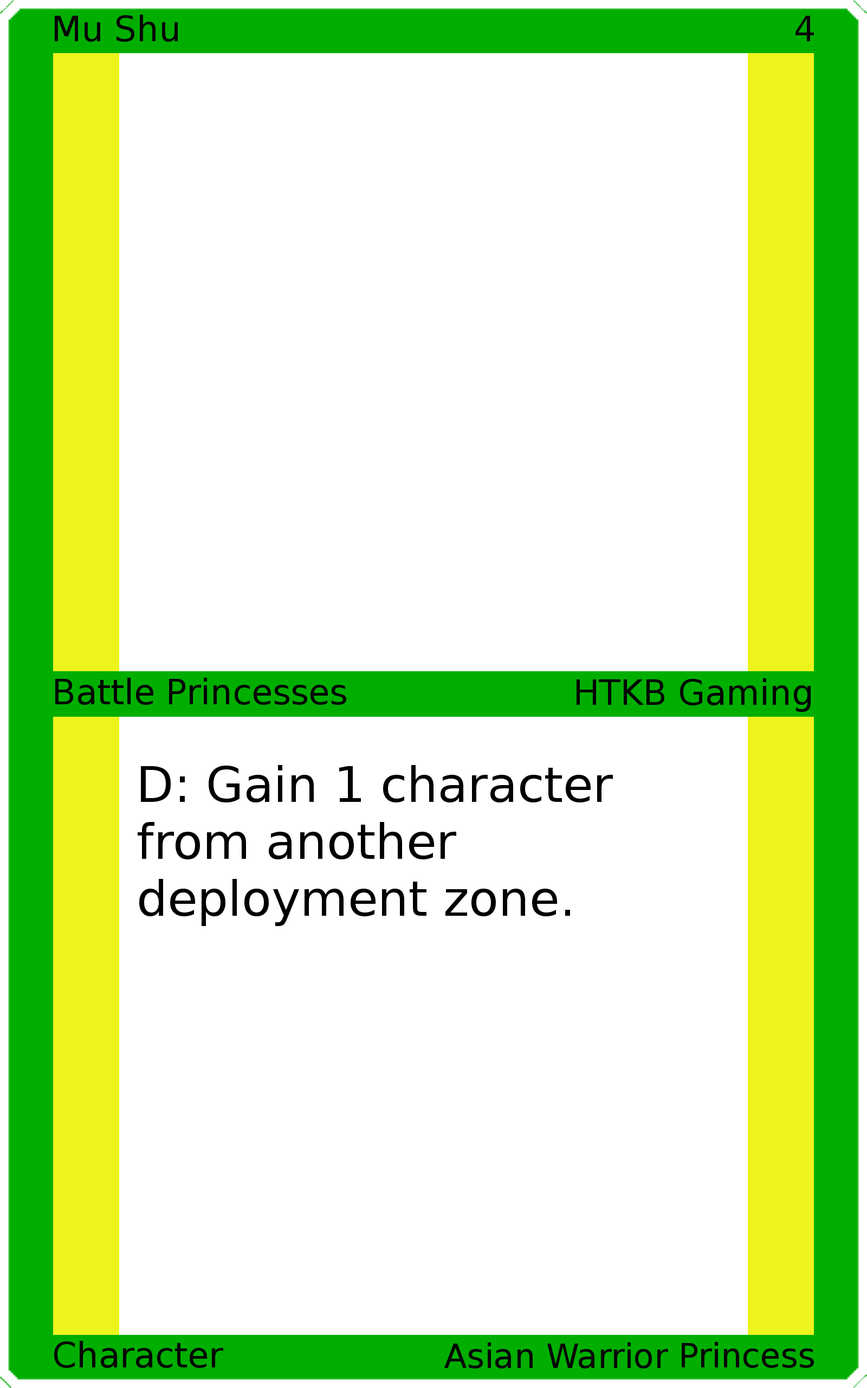
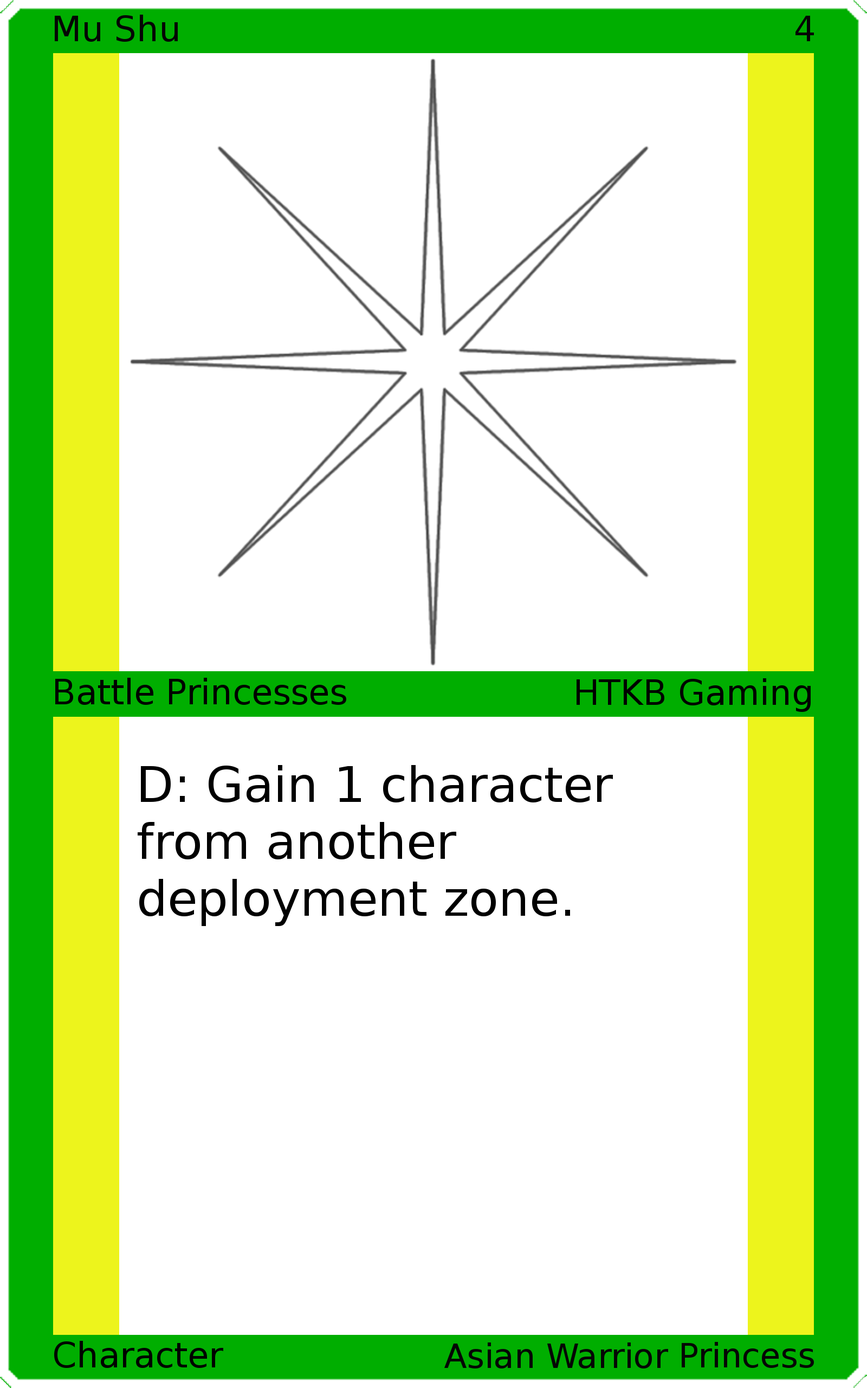
The second 867×1388 image is a revision of the first. Changes to its layers:
added layer "Art" above "Top Background" over (x1=129, y1=57, x2=738, y2=666)
